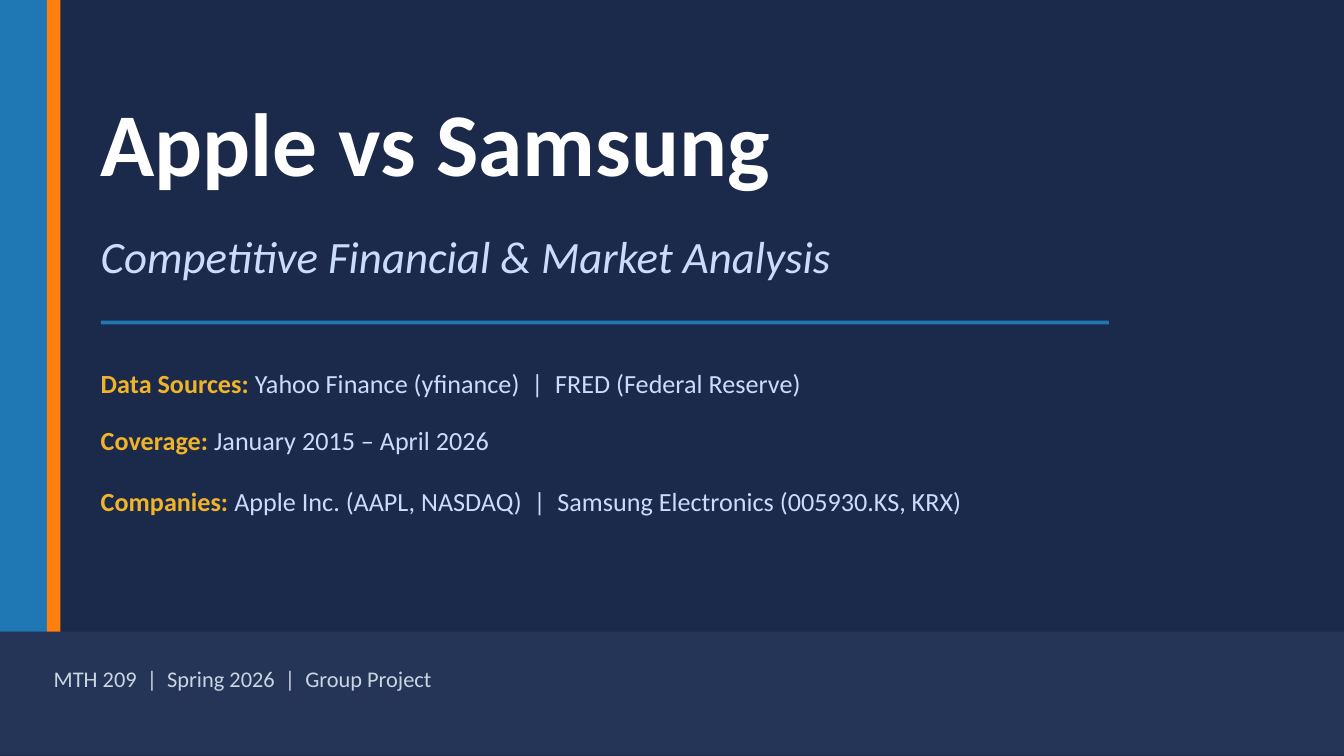
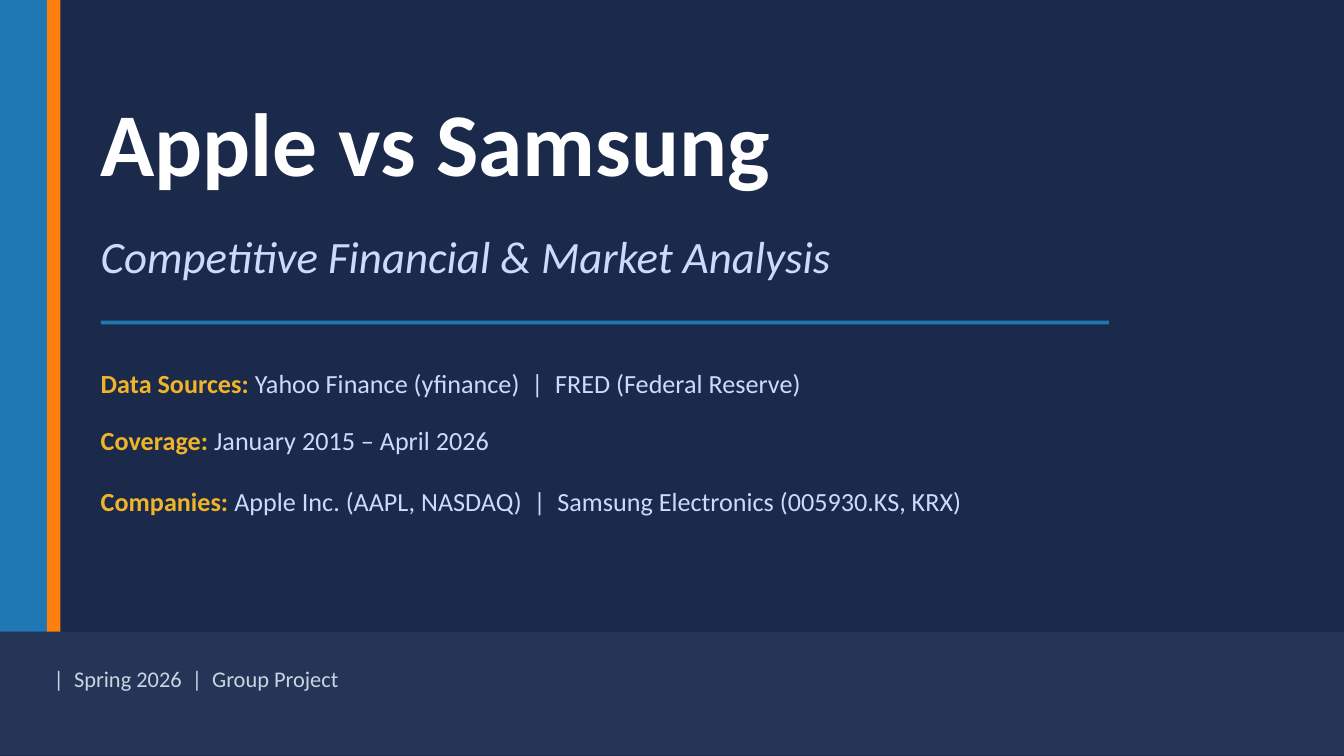
Before and after one commit to darrsshill/Apple-vs-samsung---competitive-Financial-Market-analysis, a slide deck: slide 1 of presentation/Apple_vs_Samsung_Presentation.pptx. Drawn at 1344x756 pixels with LibreOffice and Linux fonts; fonts in the diff are those of the drawing. Boxes give left, top, right and bottom in pixels: in the first picture for what was removed or moved away, otherwise in the second. Text is boxed around its words. In the diff, an @@ line names an element or a change of style, - is before the commit and + after.

```diff
--- a/presentation/Apple_vs_Samsung_Presentation.pptx
+++ b/presentation/Apple_vs_Samsung_Presentation.pptx
@@ text at (74,671,338,691): text changed @@
-MTH 209 | Spring 2026 | Group Project
+| Spring 2026 | Group Project
```
Also in this commit, not shown: 1 other slide changed, 2 slides added, 1 slide removed, 1 other file.
